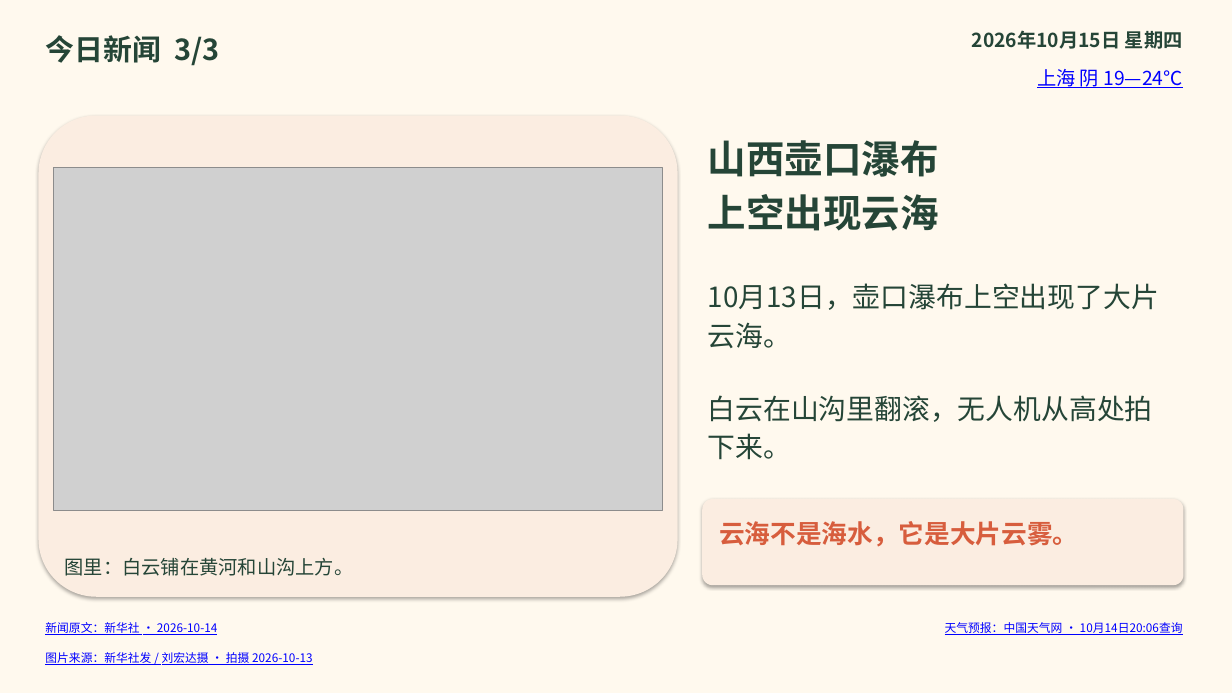
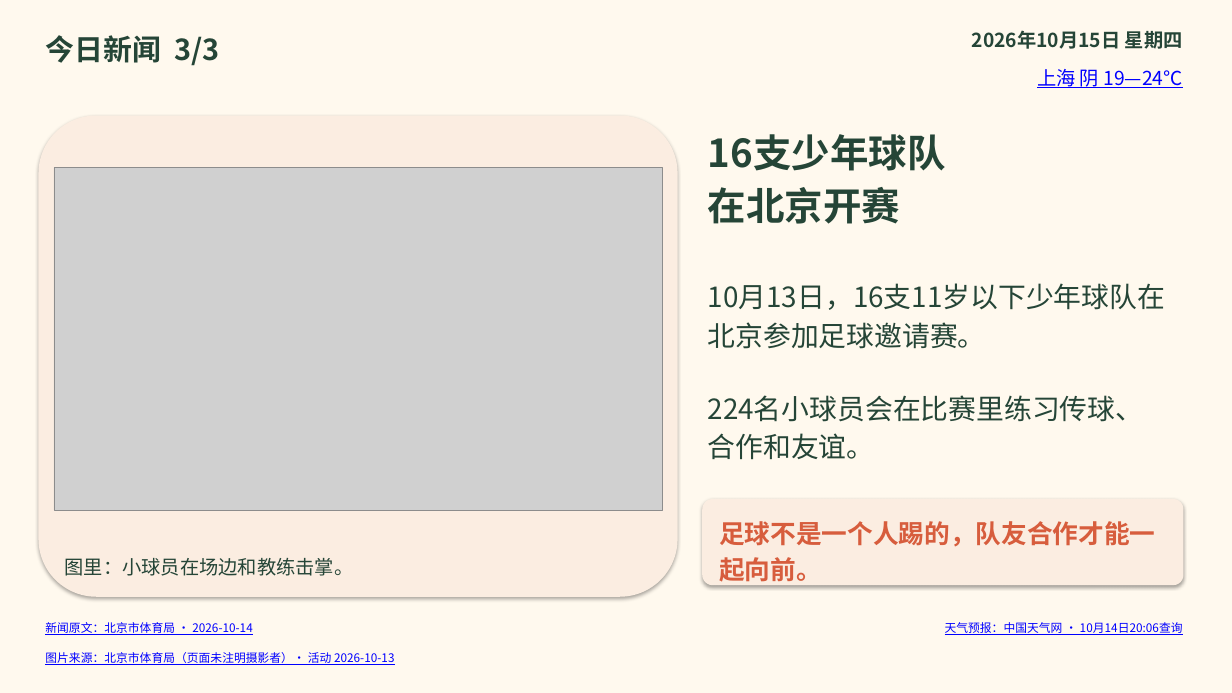
Before and after one commit to solomonhe-hgx/daily-news, a slide deck: slide 3 of daily-news/2026-10-15/今日新闻-2026-10-15.pptx. Drawn at 1232x693 pixels with LibreOffice and Linux fonts; fonts in the diff are those of the drawing; grey boxes stand for pictures. Boxes give left, top, right and bottom in pixels: in the first picture for what was removed or moved away, otherwise in the second. Text is boxed around its words. In the diff, an @@ line names an element or a change of style, - is before the commit and + after.

```diff
--- a/daily-news/2026-10-15/今日新闻-2026-10-15.pptx
+++ b/daily-news/2026-10-15/今日新闻-2026-10-15.pptx
@@ text at [708,134,946,224]: text changed @@
-山西壶口瀑布
-上空出现云海
+16支少年球队
+在北京开赛
@@ text at [708,283,1166,349]: text changed @@
-10月13日，壶口瀑布上空出现了大片云海。
+10月13日，16支11岁以下少年球队在北京参加足球邀请赛。
@@ text at [708,395,1144,460]: text changed @@
-白云在山沟里翻滚，无人机从高处拍下来。
+224名小球员会在比赛里练习传球、合作和友谊。
@@ text at [719,521,1155,582]: text changed @@
-云海不是海水，它是大片云雾。
+足球不是一个人踢的，队友合作才能一起向前。
@@ text at [65,558,354,576]: text changed @@
-图里：白云铺在黄河和山沟上方。
+图里：小球员在场边和教练击掌。
@@ text at [45,622,253,635]: text changed @@
-新闻原文：新华社 · 2026-10-14
+新闻原文：北京市体育局 · 2026-10-14
@@ text at [45,652,394,665]: text changed @@
-图片来源：新华社发 / 刘宏达摄 · 拍摄 2026-10-13
+图片来源：北京市体育局（页面未注明摄影者）· 活动 2026-10-13
```
Also in this commit, not shown: 1 other slide changed, 4 other files.
